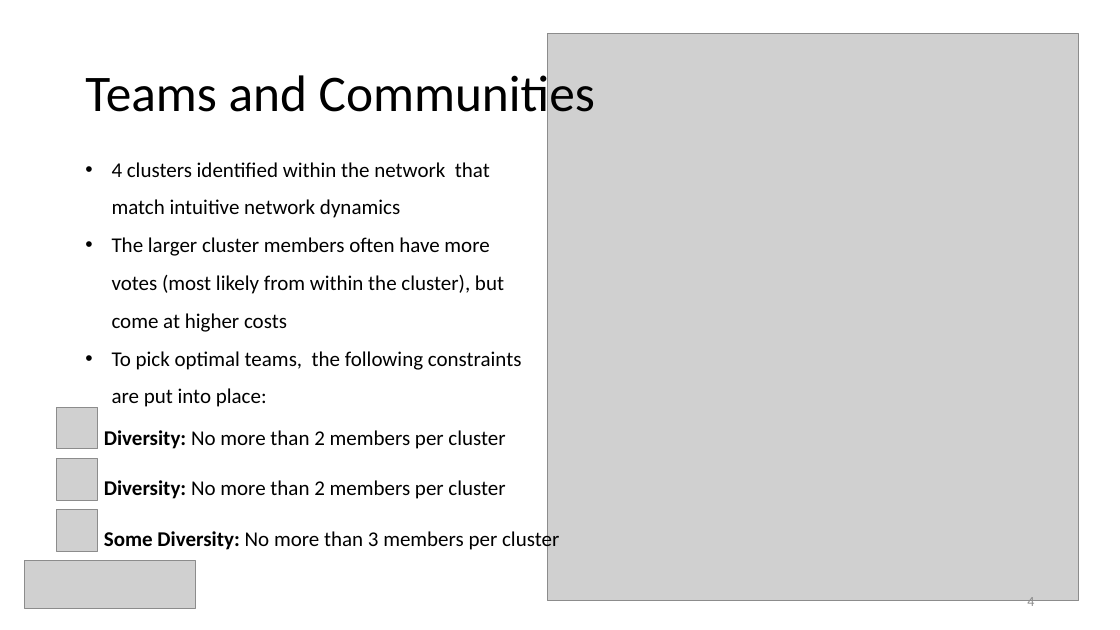
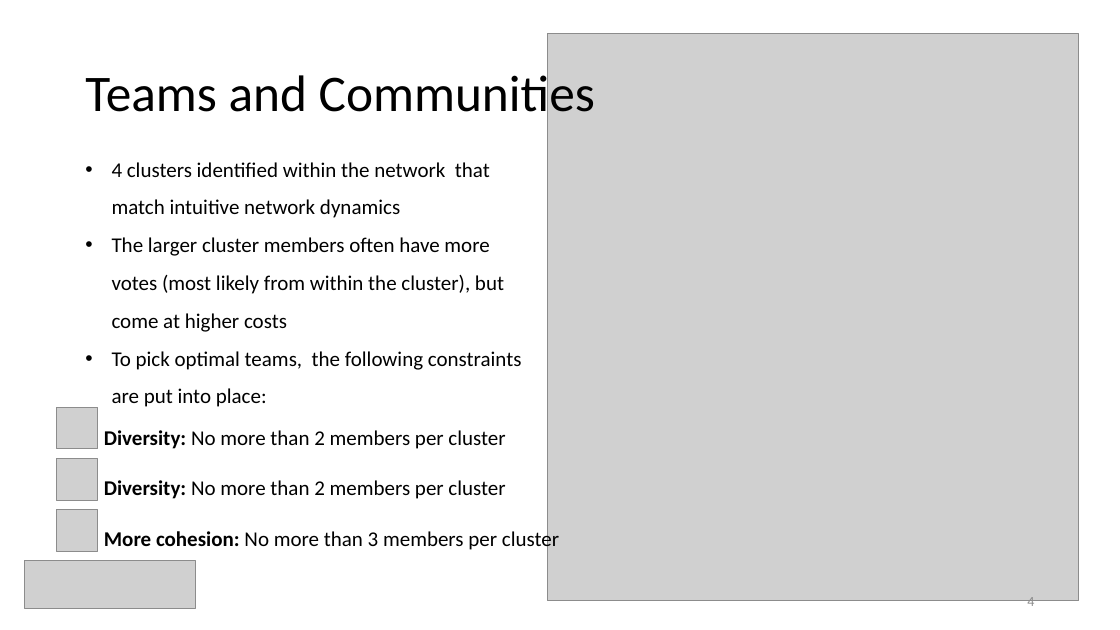
Before and after one commit to ceciliacheungns/Analytics_In_Business, a slide deck: slide 5 of Presentation.pptx. Drawn at 1120x630 pixels with LibreOffice and Linux fonts; fonts in the diff are those of the drawing; grey boxes stand for pictures. Boxes give left, top, right and bottom in pixels: in the first picture for what was removed or moved away, otherwise in the second. Text is boxed around its words. In the diff, an @@ line names an element or a change of style, - is before the commit and + after.

Commit message:
small change

```diff
--- a/Presentation.pptx
+++ b/Presentation.pptx
@@ text at [104, 528, 559, 552]: text changed @@
-Some Diversity: No more than 3 members per cluster
+More cohesion: No more than 3 members per cluster
```
